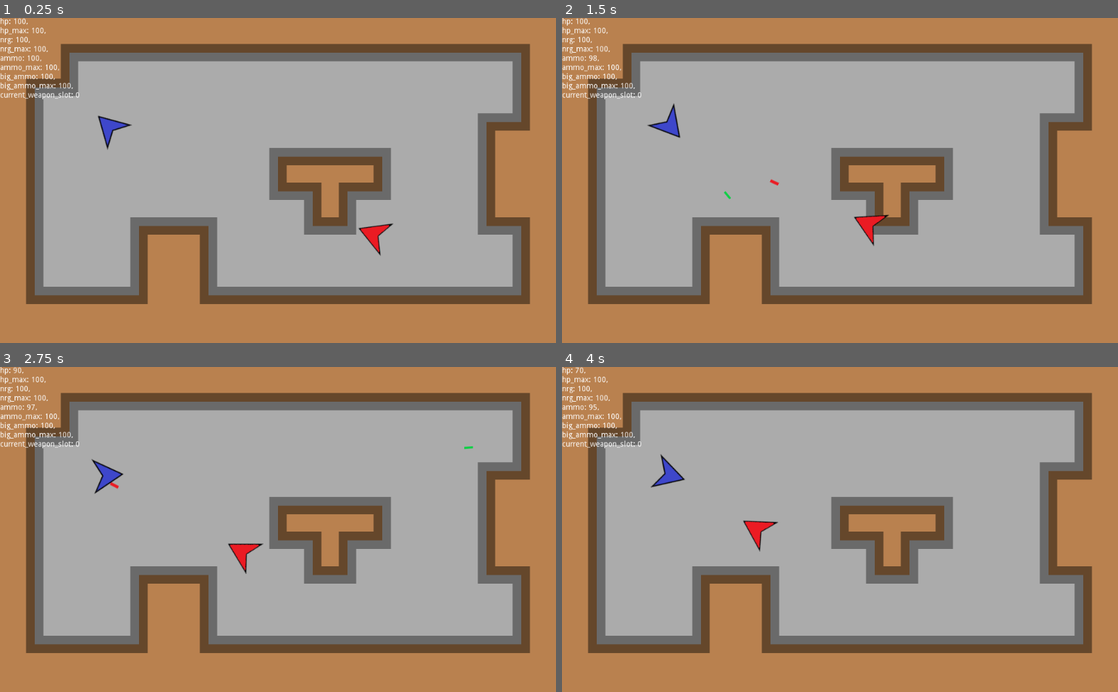
Above: before the commit, frames 1-4 (two rows, left to right).
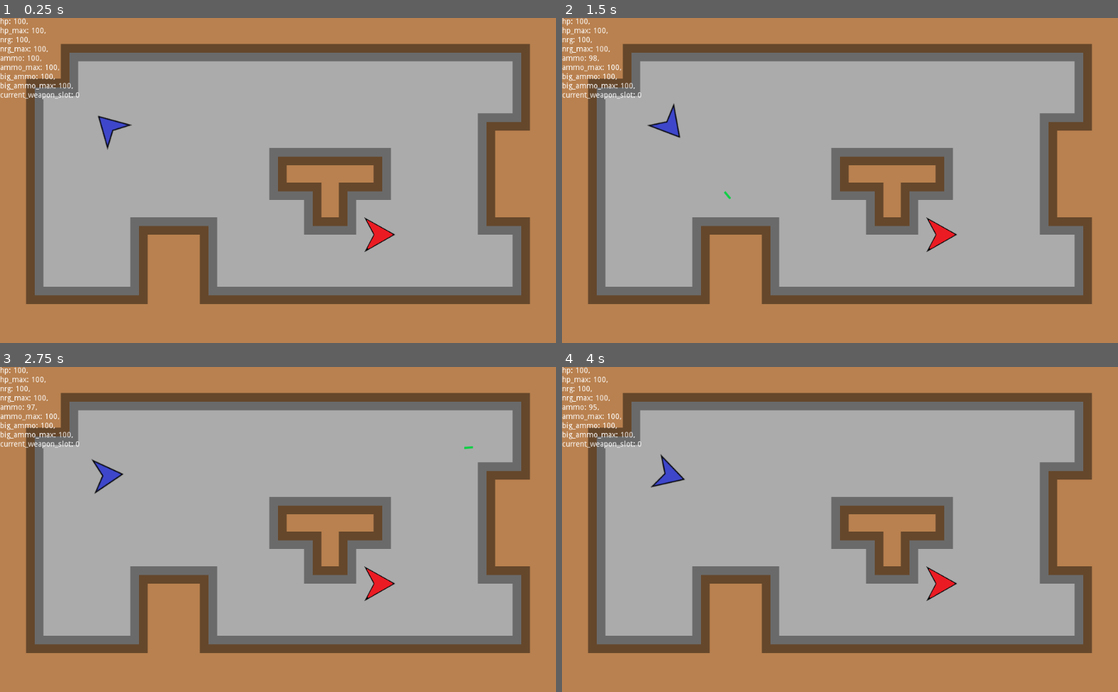
Above: after the commit, the same moments.

Repository: afkpuezo/blinkshooter
Game: Godot game, scene res://scenes/demos/demo.tscn
Two runs of this game, one before a commit and one after it. Both use one fixed random seed, a clock stepped at 60 frames per second and the inputs below.
Inputs (mouse positions are in pixels of both pictures, inside the frame that each line leads up to):
- Up to frame 1 (0.25 s): no input
- Up to frame 2 (1.5 s): move the mouse to (962, 164) at 0.52 s; click (962, 164) at 0.6 s; move the mouse to (728, 196) at 1.27 s; click (728, 196) at 1.35 s
- Up to frame 3 (2.75 s): move the mouse to (333, 458) at 2.02 s; click (333, 458) at 2.1 s
- Up to frame 4 (4 s): move the mouse to (812, 594) at 2.77 s; click (812, 594) at 2.85 s; move the mouse to (1006, 578) at 3.52 s; click (1006, 578) at 3.6 s

The runs differ from the first frame. In frame 1, 0.3% of the frame differs, in the area x 64-71%, y 61-74%; in frame 2, 0.5%; in frame 3, 0.5%, in the area x 2-71%, y 0-73%; in frame 4, 0.5%.

Commit message:
naive player detection scene

Diff:
--- a/project.godot
+++ b/project.godot
@@ -88,6 +88,11 @@
 "class": "Player",
 "language": "GDScript",
 "path": "res://scripts/units/player.gd"
+}, {
+"base": "Node2D",
+"class": "PlayerDetection",
+"language": "GDScript",
+"path": "res://scenes/units/enemy/player_detection.gd"
 }, {
 "base": "CanvasLayer",
 "class": "PlayerMonitorText",
@@ -161,6 +166,7 @@
 "MovementStats": "",
 "Mover": "",
 "Player": "",
+"PlayerDetection": "",
 "PlayerMonitorText": "",
 "PlayerMover": "",
 "Reticle": "",
--- a/scenes/demos/demo.tscn
+++ b/scenes/demos/demo.tscn
@@ -8,7 +8,7 @@
 [ext_resource path="res://assets/terrain/terrain_tileset.tres" type="TileSet" id=6]
 [ext_resource path="res://scenes/actions/blink.tscn" type="PackedScene" id=7]
 [ext_resource path="res://scenes/weapons/small_gun.tscn" type="PackedScene" id=8]
-[ext_resource path="res://scenes/units/enemy.tscn" type="PackedScene" id=9]
+[ext_resource path="res://scenes/units/enemy/enemy.tscn" type="PackedScene" id=9]
 
 [node name="World" type="Node2D"]
 
--- a/scenes/units/enemy.tscn
+++ b/scenes/units/enemy/enemy.tscn
@@ -1,26 +1,24 @@
 [gd_scene load_steps=11 format=2]
 
-[ext_resource path="res://scripts/units/enemy.gd" type="Script" id=1]
+[ext_resource path="res://scenes/weapons/bullet_spawn_point.gd" type="Script" id=1]
 [ext_resource path="res://scripts/units/combat_resource.gd" type="Script" id=2]
 [ext_resource path="res://scripts/hit_boxes/hit_box.gd" type="Script" id=3]
-[ext_resource path="res://assets/units/enemy.png" type="Texture" id=4]
-[ext_resource path="res://scripts/hit_boxes/hurt_box.gd" type="Script" id=5]
-[ext_resource path="res://scenes/units/enemy_mover.tscn" type="PackedScene" id=6]
+[ext_resource path="res://scripts/units/enemy.gd" type="Script" id=4]
+[ext_resource path="res://scripts/units/enemy_weapon_bar.gd" type="Script" id=5]
+[ext_resource path="res://assets/units/enemy.png" type="Texture" id=6]
 [ext_resource path="res://scripts/movement_stats.gd" type="Script" id=7]
-[ext_resource path="res://scenes/weapons/bullet_spawn_point.gd" type="Script" id=8]
-[ext_resource path="res://scripts/units/enemy_weapon_bar.gd" type="Script" id=9]
-
-[sub_resource type="CircleShape2D" id=1]
-radius = 1000.0
+[ext_resource path="res://scripts/hit_boxes/hurt_box.gd" type="Script" id=8]
+[ext_resource path="res://scenes/units/enemy/enemy_mover.tscn" type="PackedScene" id=9]
+[ext_resource path="res://scenes/units/enemy/player_detection.tscn" type="PackedScene" id=10]
 
 [node name="Enemy" type="KinematicBody2D"]
 collision_layer = 4
 collision_mask = 0
-script = ExtResource( 1 )
+script = ExtResource( 4 )
 maximum_detection_range = 1000
 
 [node name="Sprite" type="Sprite" parent="."]
-texture = ExtResource( 4 )
+texture = ExtResource( 6 )
 
 [node name="HitBox" type="Area2D" parent="."]
 collision_layer = 8
@@ -42,30 +40,25 @@
 [node name="HurtBox" type="Area2D" parent="."]
 collision_layer = 4
 collision_mask = 0
-script = ExtResource( 5 )
+script = ExtResource( 8 )
 
 [node name="CollisionPolygon2D" type="CollisionPolygon2D" parent="HurtBox"]
 build_mode = 1
 polygon = PoolVector2Array( -10, 0, -27, -30, 24, 0, -27, 30 )
 
-[node name="EnemyMover" parent="." instance=ExtResource( 6 )]
+[node name="EnemyMover" parent="." instance=ExtResource( 9 )]
 
 [node name="MovementStats" type="Node" parent="."]
 script = ExtResource( 7 )
 
-[node name="PlayerDetection" type="Area2D" parent="."]
-collision_layer = 0
-collision_mask = 2
-
-[node name="CollisionShape2D" type="CollisionShape2D" parent="PlayerDetection"]
-shape = SubResource( 1 )
-
 [node name="BulletSpawnPoint" type="Node2D" parent="."]
 position = Vector2( 48, 0 )
-script = ExtResource( 8 )
+script = ExtResource( 1 )
 
 [node name="EnemyWeaponBar" type="Node" parent="."]
-script = ExtResource( 9 )
+script = ExtResource( 5 )
+
+[node name="PlayerDetection" parent="." instance=ExtResource( 10 )]
 
 [connection signal="value_changed" from="CombatResources/Health" to="." method="_check_for_death"]
 [connection signal="took_damage" from="HurtBox" to="." method="take_damage"]
--- /dev/null
+++ b/scenes/units/enemy/player_detection.gd
@@ -0,0 +1,24 @@
+extends Node2D
+class_name PlayerDetection
+
+
+onready var user = owner
+onready var area = $Area2D
+export var maximum_detection_range := 256
+onready var range_squared = pow(maximum_detection_range, 2)
+
+
+## Returns null if the player is not currently in the detection area
+func get_player_if_detected() -> Player:
+	var overlaps = area.get_overlapping_bodies() # should be areas?
+	for n in overlaps:
+#		print("DEBUG: EnemyMover.physics_update() found node in overlapping bodies: %s" % n.name)
+		if Player.is_player(n):
+			#print("DEBUG: player found, distance squared: %d" % position.distance_squared_to(n.position))
+			return n if owner.position.distance_squared_to(n.position) <= range_squared else null
+	return null
+
+
+## is this redundant?
+func is_player_detected() -> bool:
+	return get_player_if_detected() != null
--- /dev/null
+++ b/scenes/units/enemy/player_detection.tscn
@@ -0,0 +1,14 @@
+[gd_scene load_steps=3 format=2]
+
+[ext_resource path="res://scenes/units/enemy/player_detection.gd" type="Script" id=1]
+
+[sub_resource type="CircleShape2D" id=1]
+radius = 1000.0
+
+[node name="PlayerDetection" type="Node2D"]
+script = ExtResource( 1 )
+
+[node name="Area2D" type="Area2D" parent="."]
+
+[node name="CollisionShape2D" type="CollisionShape2D" parent="Area2D"]
+shape = SubResource( 1 )
--- a/scripts/units/enemy.gd
+++ b/scripts/units/enemy.gd
@@ -2,7 +2,7 @@
 class_name Enemy
 ## VERY placeholder right now
 
-onready var player_detection = $PlayerDetection
+onready var player_detection: PlayerDetection = $PlayerDetection
 # seperate from radius of PlayerDetection, effectively the real threshold is the minimum of the two
 export var maximum_detection_range := 256
 onready var range_squared = pow(maximum_detection_range, 2)
@@ -22,15 +22,9 @@
 
 ## Returns null if the player is not currently in the detection area
 func get_player_if_detected() -> Player:
-	var overlaps = player_detection.get_overlapping_bodies() # should be areas?
-	for n in overlaps:
-#		print("DEBUG: EnemyMover.physics_update() found node in overlapping bodies: %s" % n.name)
-		if Player.is_player(n):
-			#print("DEBUG: player found, distance squared: %d" % position.distance_squared_to(n.position))
-			return n if position.distance_squared_to(n.position) <= range_squared else null
-	return null
+	return player_detection.get_player_if_detected()
 
 
 ## is this redundant?
 func is_player_detected() -> bool:
-	return get_player_if_detected() != null
+	return player_detection.is_player_detected()
--- a/scripts/units/movers/enemy_mover.gd
+++ b/scripts/units/movers/enemy_mover.gd
@@ -28,7 +28,7 @@
 	if player:
 		unit.look_at(player.position)
 		var distance_to_player = unit.position.distance_squared_to(player.position)
-		print("DEBUG: EnemyMover.physics_update(): [distance, threshold] %d, %d" % [sqrt(distance_to_player), stop_chasing_threshold])
+		#print("DEBUG: EnemyMover.physics_update(): [distance, threshold] %d, %d" % [sqrt(distance_to_player), stop_chasing_threshold])
 		if distance_to_player > chasing_squared:
 			_chase_player(unit, movement_stats, delta, player)
 		elif distance_to_player < too_close_squared:
Renamed: scenes/units/enemy_mover.tscn -> scenes/units/enemy/enemy_mover.tscn
